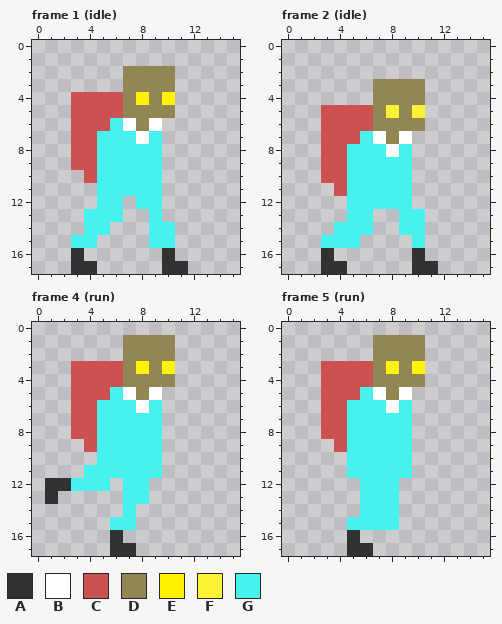
A pixel-art file gets an edit: assets/player/qman.aseprite. The picture above is the old version.
16x18 pixels, 8 frames. Shown: frame 1 (idle), frame 2 (idle), frame 4 (run), frame 5 (run). The commit also changed other frames, which this record leaves out.
Palette (. is transparent): A #333232  B #ffffff  C #cc5151  D #918754  E #fff300  F #fbf236  G #46f2ed
After:
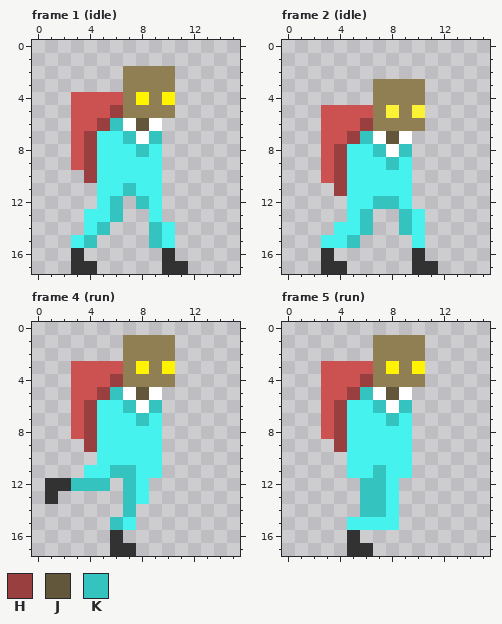
Colours new in this view: H #993f3f  J #62573b  K #35c3bf
Diff:
@@ palette @@
-D #918754
+D #917f54
--- frame 1 (idle)
@@ x 2..11 @@
  4 .CCCCDEDE.
- 5 .CCCCDDDD.
- 6 .CCCGBDB..
- 7 .CCGGGBG..
- 8 .CCGGGGG..
- 9 .CCGGGGG..
-10 ..CGGGGG..
-11 ...GGGGG..
-12 ...GG.GG..
-13 ..GGG..G..
-14 ..GG...GG.
-15 .GG....GG.
+ 5 .CCCHDDDD.
+ 6 .CCHKBJB..
+ 7 .CHGGKBK..
+ 8 .CHGGGKG..
+ 9 .CHGGGGG..
+10 ..HGGGGG..
+11 ...GGKGG..
+12 ...GK.KG..
+13 ..GGK..G..
+14 ..GK...KG.
+15 .GK....KG.
 16 .A......A.
--- frame 2 (idle)
@@ x 2..11 @@
  5 .CCCCDFDF.
- 6 .CCCCDDDD.
- 7 .CCCGBDB..
- 8 .CCGGGBG..
- 9 .CCGGGGG..
-10 .CCGGGGG..
-11 ..CGGGGG..
-12 ...GGGGG..
-13 ...GG..GG.
-14 ..GGG..GG.
-15 .GGG....G.
+ 6 .CCCHDDDD.
+ 7 .CCHKBJB..
+ 8 .CHGGKBK..
+ 9 .CHGGGKG..
+10 .CHGGGGG..
+11 ..HGGGGG..
+12 ...GGKKG..
+13 ...GK..KG.
+14 ..GGK..KG.
+15 .GGK....G.
 16 .A......A.
--- frame 4 (run)
@@ x 1..11 @@
  3 ..CCCCDEDE.
- 4 ..CCCCDDDD.
- 5 ..CCCGBDB..
- 6 ..CCGGGBG..
- 7 ..CCGGGGG..
- 8 ..CCGGGGG..
- 9 ...CGGGGG..
+ 4 ..CCCHDDDD.
+ 5 ..CCHKBJB..
+ 6 ..CHGGKBK..
+ 7 ..CHGGGKG..
+ 8 ..CHGGGGG..
+ 9 ...HGGGGG..
 10 ....GGGGG..
-11 ...GGGGGG..
-12 AAGGG.GG...
-13 A.....GG...
-14 ......G....
-15 .....GG....
+11 ...GGKKGG..
+12 AAKKK.KG...
+13 A.....KG...
+14 ......K....
+15 .....KG....
 16 .....A.....
--- frame 5 (run)
@@ x 2..11 @@
  3 .CCCCDEDE.
- 4 .CCCCDDDD.
- 5 .CCCGBDB..
- 6 .CCGGGBG..
- 7 .CCGGGGG..
- 8 .CCGGGGG..
- 9 ..CGGGGG..
+ 4 .CCCHDDDD.
+ 5 .CCHKBJB..
+ 6 .CHGGKBK..
+ 7 .CHGGGKG..
+ 8 .CHGGGGG..
+ 9 ..HGGGGG..
 10 ...GGGGG..
-11 ...GGGGG..
-12 ....GGG...
-13 ....GGG...
-14 ....GGG...
+11 ...GGKGG..
+12 ....KKG...
+13 ....KKG...
+14 ....KKG...
 15 ...GGGG...
Changed places in both pictures, as pixel boxes (x1, y1, x2, y2):
changed: (84, 66, 175, 248)
changed: (334, 79, 425, 248)
changed: (71, 335, 175, 530)
changed: (334, 335, 425, 517)
